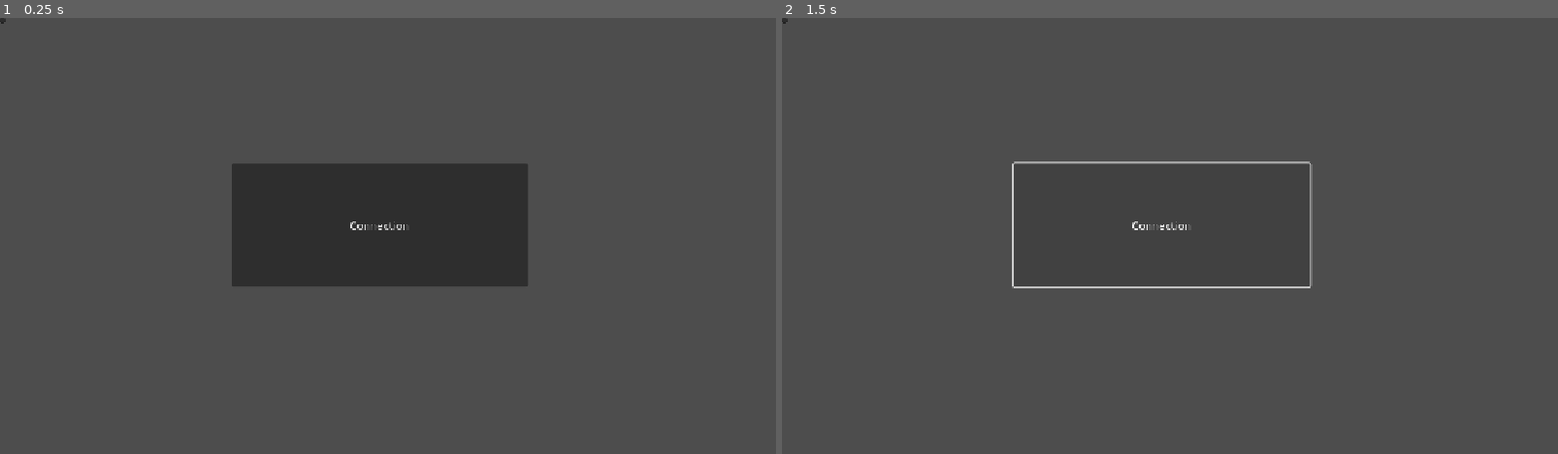
Above: before the commit, frames 1-2 (left to right).
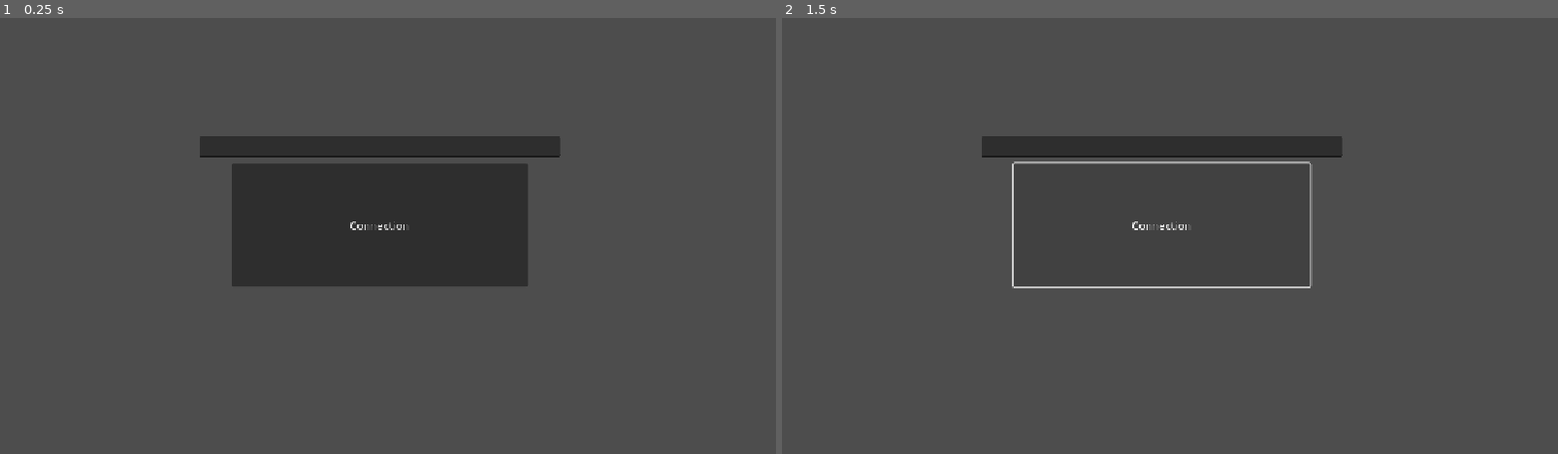
Above: after the commit, the same moments.

Repository: Jon-Anbuckle/EngineerSpaceGame
Game: Godot game, scene res://connection.tscn
Two runs of this game, one before a commit and one after it. Both use one fixed random seed, a clock stepped at 60 frames per second and the inputs below.
Inputs:
- Up to frame 1 (0.25 s): no input
- Up to frame 2 (1.5 s): tap Enter at 0.5 s; click "Connection" at 1.25 s

The runs differ from the first frame. In frame 1, 2.3% of the frame differs, in the area x 0-73%, y 0-32%; in frame 2, 2.3%.
Error after the commit: Trying to assign value of type 'Nil' to a variable of type 'String'. (res://client.gd:55)

Commit message:
Add files via upload

Diff:
--- a/connection.gd
+++ b/connection.gd
@@ -1,10 +1,11 @@
 extends Node2D
 var socket := WebSocketPeer.new()
-var server_ip := "10.184.1.88"
+var server_ip
 var role = "engineer"
 var team = "tech"
 var connectionscene = load("res://controlpad.tscn")
 var connectioninstant
+@onready var textthing = $TextEdit
 # Called when the node enters the scene tree for the first time.
 func _ready() -> void:
 	pass # Replace with function body.
@@ -20,3 +21,10 @@
 		global_client_TEngineer.server_connect(server_ip, role, team)
 		connectioninstant = connectionscene.instantiate()
 		add_child(connectioninstant)
+
+
+
+func _on_text_edit_text_changed() -> void:
+	#server_ip = textthing.text
+	#print(server_ip)
+	pass
--- a/connection.tscn
+++ b/connection.tscn
@@ -13,7 +13,10 @@
 text = "Connection"
 
 [node name="TextEdit" type="TextEdit" parent="."]
-offset_right = 8.0
-offset_bottom = 8.0
+offset_left = 296.0
+offset_top = 176.0
+offset_right = 832.0
+offset_bottom = 208.0
 
 [connection signal="pressed" from="Button" to="." method="_on_button_pressed"]
+[connection signal="text_changed" from="TextEdit" to="." method="_on_text_edit_text_changed"]
--- a/slider.gd
+++ b/slider.gd
@@ -3,9 +3,6 @@
 
 
 #Change these variables as needed
-var server_ip := "10.184.1.88"
-var role := "engineer"
-var team := "tech"
 var minigame_status = false
 var charge = 0
 var immobalized = false
